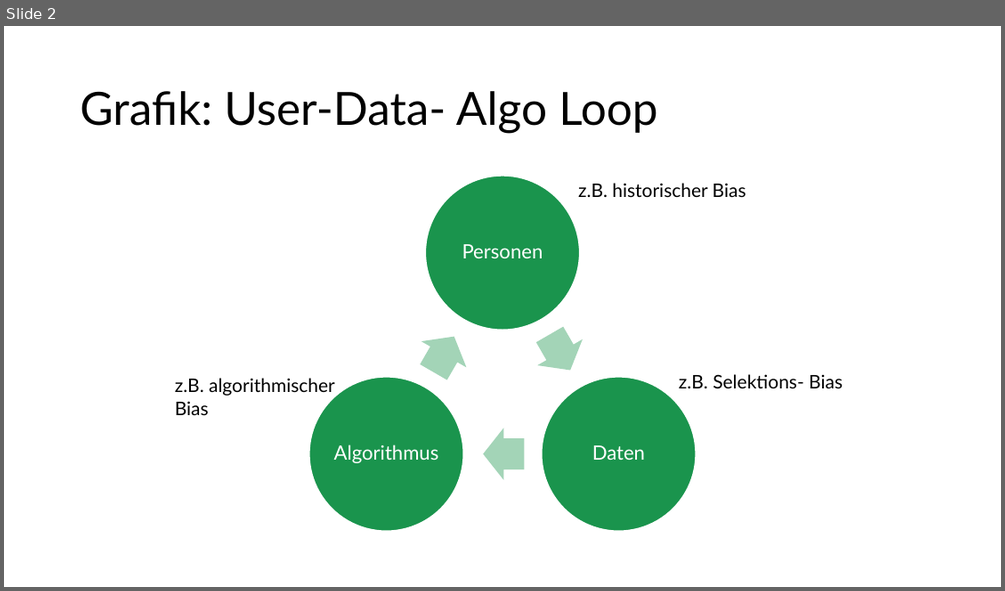
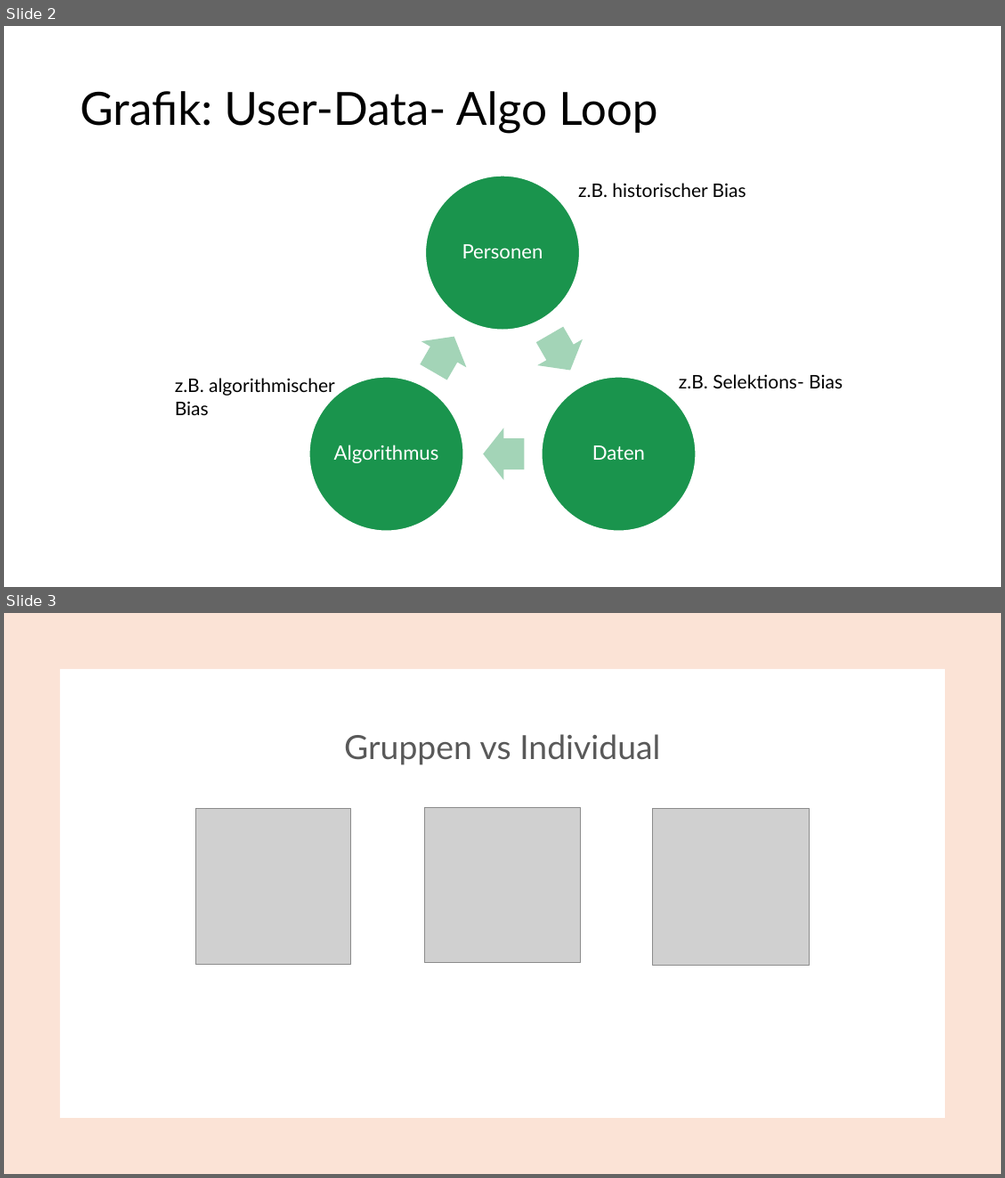
Before and after one commit to juliet-fleischer/SQF_fairness_project, a slide deck: figures/custom_figues.pptx. Shown one above the other, each under a label of ours: slide 2 before the commit, slides 2 and 3 after it. The pictures are 1005x591 and 1005x1178 pixels, drawn with LibreOffice and Linux fonts; fonts in the diff are those of the drawing; grey boxes stand for pictures. Boxes give left, top, right and bottom in pixels: in the first picture for what was removed or moved away, otherwise in the second. Text is boxed around its words. In the diff, an @@ line names an element or a change of style, - is before the commit and + after.

Commit message:
final strucuture of presentation done

```diff
--- a/figures/custom_figues.pptx
+++ b/figures/custom_figues.pptx
@@ slide 3 added at [4,613,1001,1174], background #FFFFFF @@
@@ rectangle added at [4,613,1001,1174], fill #FBE3D6 @@
@@ rectangle added at [60,669,945,1118], fill #FFFFFF @@
@@ title added at [344,734,660,765], 32 pt, text #595959 @@
+Gruppen vs Individual
@@ picture added at [196,809,352,965] @@
@@ picture added at [425,807,581,962] @@
@@ picture added at [652,809,809,965] @@
```
Also in this commit, not shown: 21 other files.
